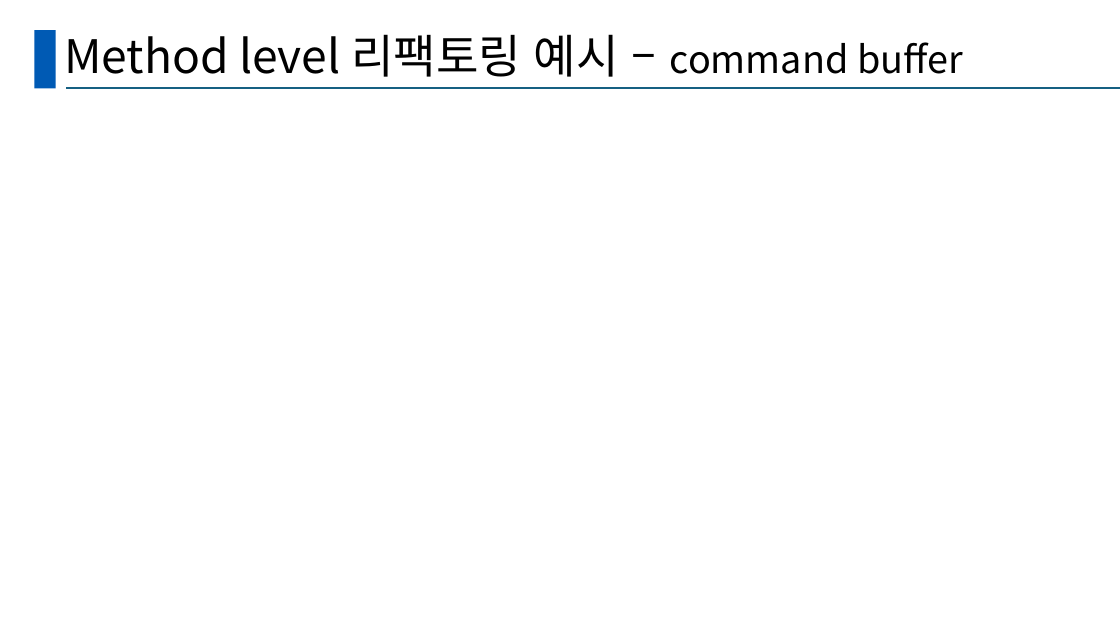
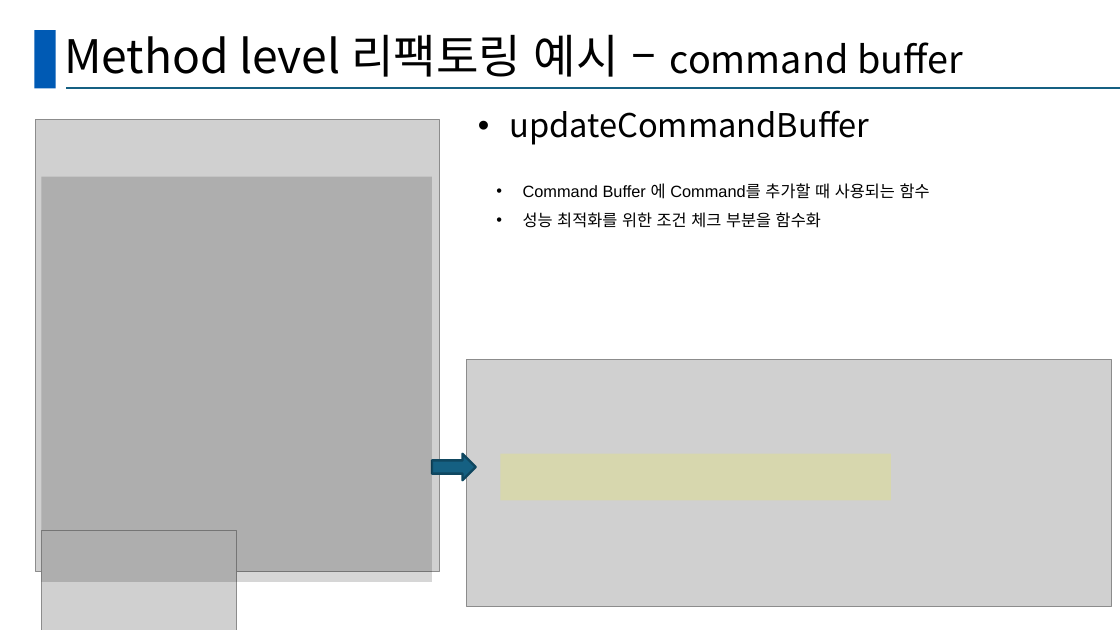
Before and after one commit to mhkim90/ssdproject-1234, a slide deck: slide 9 of 발표양식.pptx. Drawn at 1120x630 pixels with LibreOffice and Linux fonts; fonts in the diff are those of the drawing; grey boxes stand for pictures. Boxes give left, top, right and bottom in pixels: in the first picture for what was removed or moved away, otherwise in the second. Text is boxed around its words. In the diff, an @@ line names an element or a change of style, - is before the commit and + after.

Commit message:
fix2

```diff
--- a/발표양식.pptx
+++ b/발표양식.pptx
@@ picture added at [35,119,439,572] @@
@@ text added at [509,110,869,145], 28 pt, text #000000 @@
+• updateCommandBuffer
@@ rectangle added at [41,176,432,581], fill #000000 at 16% opacity @@
@@ text added at [523,183,930,228], 14 pt, text #000000 @@
+• Command Buffer 에 Command를 추가할 때 사용되는 함수
+• 성능 최적화를 위한 조건 체크 부분을 함수화
@@ picture added at [466,360,1112,607] @@
@@ right arrow added at [432,454,476,481], fill #156082, outline #104760 2 pt @@
@@ rectangle added at [501,454,891,501], fill #FFFF00 at 16% opacity @@
@@ picture added at [41,531,237,630] @@
```
Also in this commit, not shown: 1 other slide changed.
